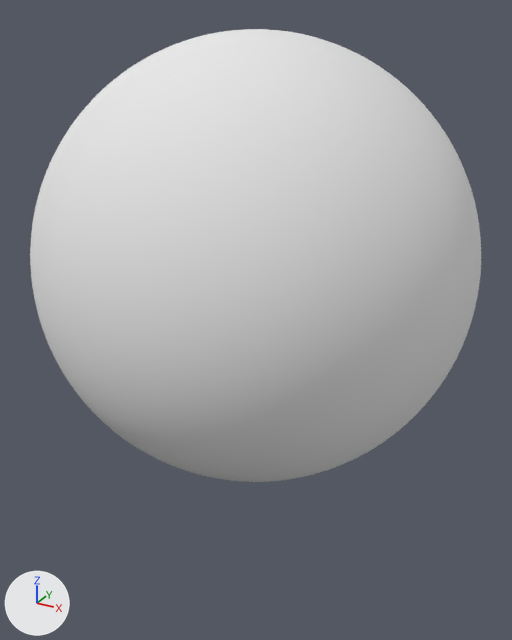
Before and after pictures for a commit that changed the Blender file blender-projects/mars/MarsGlobe.blend.
The view is the same before and after, from a camera (50 mm lens) standing at (1.51, -2.75, 1.08) and looking at (-0.01, 0.02, -0.31). Every picture has the same lights, and +X, +Y and +Z are marked at lower left.

The first picture shows 'Planet'.
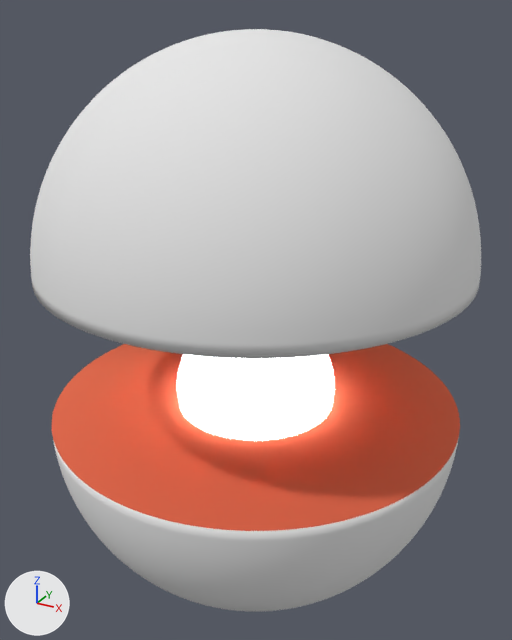
The newer file is also turned or shifted as a whole; pictures and numbers use the older file's frame.

Where the change shows, as pixel boxes [x1, y1, x2, y2] in the pictures (512 x 640 px):
'Planet', reshaped (29% taller)
    before: [30, 29, 481, 482]
    after: [30, 29, 481, 612]
part 1 of me_sphere, added
    after: [177, 354, 335, 441]
part 2 of me_sphere, added
    after: [52, 344, 460, 612]
part 3 of me_sphere, deleted
    before: [32, 287, 479, 482]

Diff of the bpy script that builds the scene:
```diff
--- a/blender-projects/mars/MarsGlobe.blend.py
+++ b/blender-projects/mars/MarsGlobe.blend.py
@@ mat_m_kernel @@
+mat_m_kernel = emission_material('M_Kernel')
+mat_m_kernel.base_color = (1.0, 1.0, 1.0)  # white #ffffff
+mat_m_kernel.strength = 7.4
@@ mat_m_standard @@
+mat_m_standard = diffuse_material('M_Standard')
+mat_m_standard.base_color = (0.8, 0.164, 0.0866)  # orange #e77153
+mat_m_standard.roughness = 0.5
@@ me_sphere @@
 # used by ob_planet; location = (0.0, 0.0, 0.0)
-me_sphere.from_pydata(...)  # 8066 vertices, 8192 faces; spans x -1.0..1.0, y -1.0..1.0, z -1.0..1.0
+me_sphere.from_pydata(...)  # 8676 vertices, 8706 faces; spans x -1.0..1.0, y -1.0..1.0, z -1.73..1.0
+# me_sphere part 1: a new loose piece, a UV sphere (32 segments, 16 rings, poles along z) spanning x -0.4..0.4, y -0.4..0.4, z -1.05..-0.26, in mat_m_kernel (white #ffffff)
+# me_sphere part 2: a new loose piece of 4097 vertices spanning x -1.0..1.0, y -1.0..1.0, z -1.73..-0.73
+# me_sphere part 3: 3969 vertices removed from x -1.0..1.0, y -1.0..1.0, z -1.0..-0.05
 me_sphere.materials.append(mat_m_planet)
+me_sphere.materials.append(mat_m_standard)  # orange #e77153
+me_sphere.materials.append(mat_m_kernel)  # white #ffffff
```
